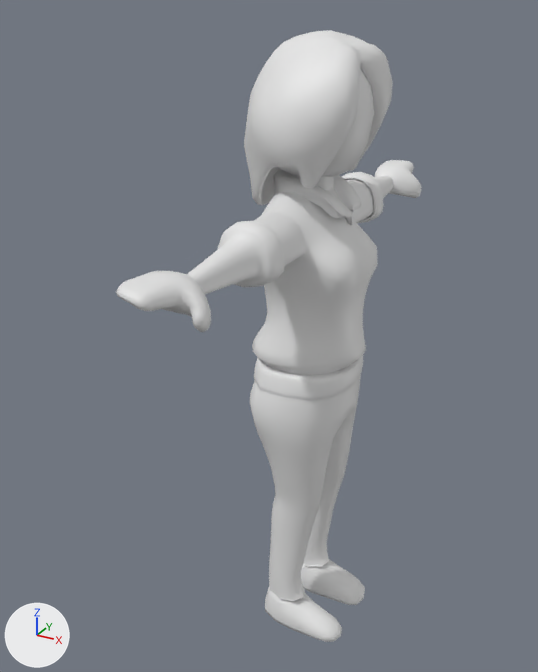
One commit to the FBX model Assets/Geometry/Characters/OE_Character_04_ANIM.fbx: the scene before it, then after it.
Rendered twice from a 50 mm lens placed at (0.729, -1.525, 1.575), pointed at (-0.097, -0.023, 0.824). Arrows for +X, +Y and +Z are at lower left; the lights stay in place. Where no turn or scale is listed for an object, it has been applied to the vertices.

The first picture shows 'Collar.003', 'Hair.003', 'Hands.003', 'Head.003', 'Neck.003', 'Shoes.003', 'Torso.005', 'Trousers.003'.
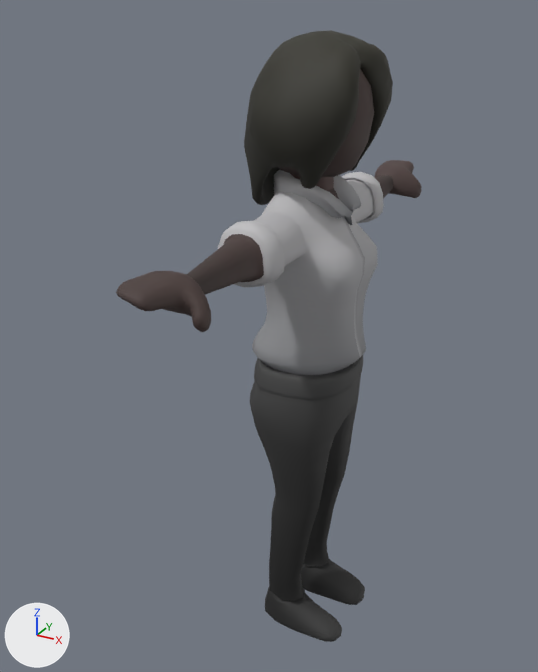
Where the change shows, as pixel boxes [x1, y1, x2, y2] in the pictures (538 x 672 px):
'Torso.005', recoloured, surface changed
    both: [187, 172, 393, 375]
'Trousers.003', recoloured, surface changed (grey to black)
    both: [250, 355, 363, 601]
'Hair.003', recoloured, surface changed (white to black)
    both: [244, 30, 393, 205]
'Hands.003', recoloured (white to grey)
    both: [116, 160, 422, 332]
'Shoes.003', recoloured, surface changed (grey to black)
    both: [265, 559, 365, 642]
'Head.003', recoloured (grey to black)
    both: [278, 69, 374, 177]
'Collar.003', recoloured
    both: [274, 170, 361, 225]
'Neck.003', recoloured (grey to black)
    both: [290, 173, 334, 191]

Patch to the scene script:
```diff
--- a/Assets/Geometry/Characters/OE_Character_04_ANIM.fbx.py
+++ b/Assets/Geometry/Characters/OE_Character_04_ANIM.fbx.py
@@ img_desaturated_pallete_png @@
+img_desaturated_pallete_png = load_image('Desaturated Pallete.png', '../../Materials/textures/Desaturated Pallete.png', 2048, 2048, 'sRGB')
@@ mat_workercolors @@
+mat_workercolors = principled_material('WorkerColors')
+mat_workercolors.texture = img_desaturated_pallete_png
+mat_workercolors.roughness = 0.709
@@ me_cube_060 @@
 me_cube_060.from_pydata(...)  # 98 vertices, 96 faces; spans x -0.217..-0.122, y -0.041..0.041, z 1.181..1.339
+me_cube_060.materials.append(mat_workercolors)  # picture img_desaturated_pallete_png
@@ me_cube_062 @@
 me_cube_062.from_pydata(...)  # 1653 vertices, 1632 faces; spans x -0.297..-0.025, y -0.54..0.54, z 0.679..1.231
 # used by ob_torso_005; location = (0.17, 0.0, 0.0)
+# me_cube_062 part 4: texture (UV) coordinates of 1632 of 1632 faces, centred in x -0.294..-0.028, y -0.54..0.54, z 0.7..1.226, changed; they spanned u 0.44..0.88, v 0.12..0.63 and now span u 0.03..0.61, v 0.19..0.62
+me_cube_062.materials.append(mat_workercolors)  # picture img_desaturated_pallete_png
@@ me_cube_061 @@
 me_cube_061.from_pydata(...)  # 212 vertices, 208 faces; spans x -0.149..0.095, y -0.126..0.126, z 0.001..0.092
 # used by ob_shoes_003; location = (0.063, 0.0, 0.0)
+# me_cube_061 part 2: texture (UV) coordinates of 208 of 208 faces, centred in x -0.141..0.091, y -0.125..0.125, z 0.001..0.091, changed; they spanned u 0.13..0.88, v 0.0..1.0 and now span u 0.17..0.19, v 0.03..0.12
+me_cube_061.materials.append(mat_workercolors)  # picture img_desaturated_pallete_png
@@ me_cube_059 @@
 me_cube_059.from_pydata(...)  # 150 vertices, 144 faces; spans x -0.579..-0.314, y -0.137..0.137, z 1.225..1.509
+me_cube_059.materials.append(mat_workercolors)  # picture img_desaturated_pallete_png
@@ me_cube_056 @@
 me_cube_056.from_pydata(...)  # 225 vertices, 208 faces; spans x -0.261..-0.066, y -0.083..0.083, z 1.129..1.247
+me_cube_056.materials.append(mat_workercolors)  # picture img_desaturated_pallete_png
@@ me_cube_057 @@
 me_cube_057.from_pydata(...)  # 706 vertices, 704 faces; spans x -0.612..-0.308, y -0.168..0.167, z 1.151..1.533
 # used by ob_hair_003; location = (0.447, 0.0, 0.0)
+# me_cube_057 part 3: texture (UV) coordinates of 704 of 704 faces, centred in x -0.604..-0.31, y -0.163..0.163, z 1.153..1.532, changed; they spanned u 0.44..0.88, v 0.12..0.63 and now span u 0.7..0.72, v 0.53..0.64
+me_cube_057.materials.append(mat_workercolors)  # picture img_desaturated_pallete_png
@@ me_cube_058 @@
 me_cube_058.from_pydata(...)  # 452 vertices, 448 faces; spans x -1.22..-1.083, y -0.153..1.167, z 1.073..1.161
+me_cube_058.materials.append(mat_workercolors)  # picture img_desaturated_pallete_png
@@ me_cube_063 @@
 me_cube_063.from_pydata(...)  # 668 vertices, 756 faces; spans x -0.125..0.132, y -0.16..0.16, z 0.086..0.796
 # used by ob_trousers_003; location = (0.0, 0.0, 0.0)
+# me_cube_063 part 1: texture (UV) coordinates of 756 of 756 faces, centred in x -0.123..0.131, y -0.157..0.157, z 0.088..0.795, changed; they spanned u 0.12..0.88, v 0.15..0.6 and now span u 0.17..0.19, v 0.02..0.15
+me_cube_063.materials.append(mat_workercolors)  # picture img_desaturated_pallete_png
```
